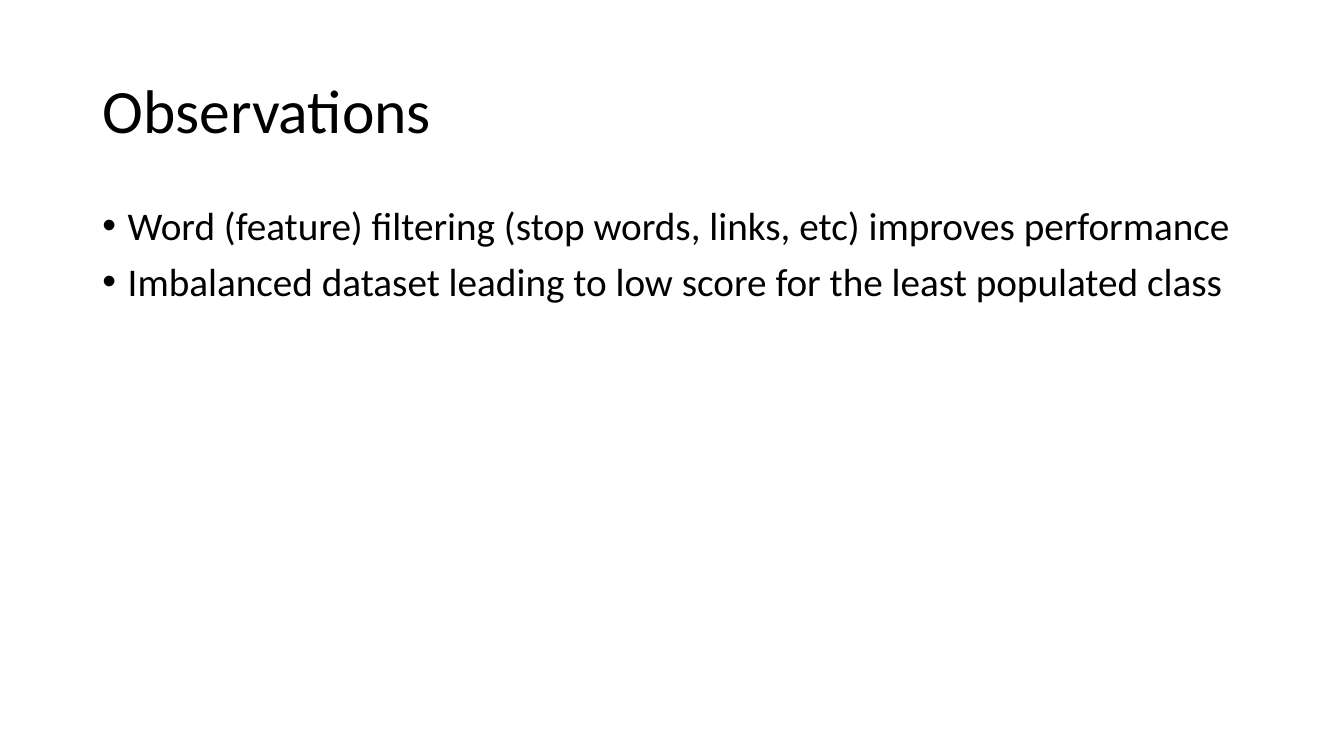
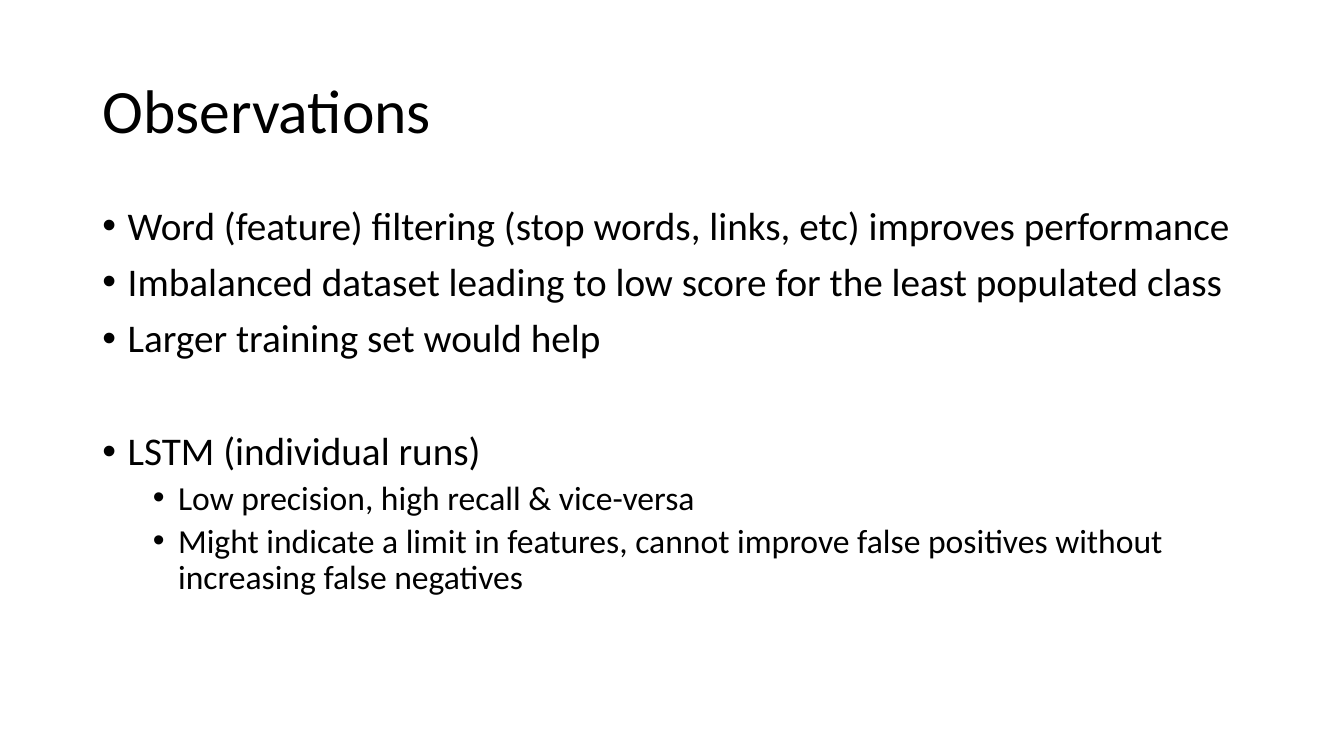
Before and after one commit to elysio2/comp472-a3, a slide deck: slide 9 of Demo_A3_40051654.pptx (slide 7 before the commit). Drawn at 1344x756 pixels with LibreOffice and Linux fonts; fonts in the diff are those of the drawing. Boxes give left, top, right and bottom in pixels: in the first picture for what was removed or moved away, otherwise in the second. Text is boxed around its words. In the diff, an @@ line names an element or a change of style, - is before the commit and + after.

Commit message:
lstm and demo

```diff
--- a/Demo_A3_40051654.pptx
+++ b/Demo_A3_40051654.pptx
@@ text at box(128, 324, 1162, 595): paragraphs added @@
+• Larger training set would help
+• LSTM (individual runs)
+  • Low precision, high recall & vice-versa
+  • Might indicate a limit in features, cannot improve false positives without increasing false negatives
```
Also in this commit, not shown: 3 other slides changed, 2 slides added, 11 other files.
